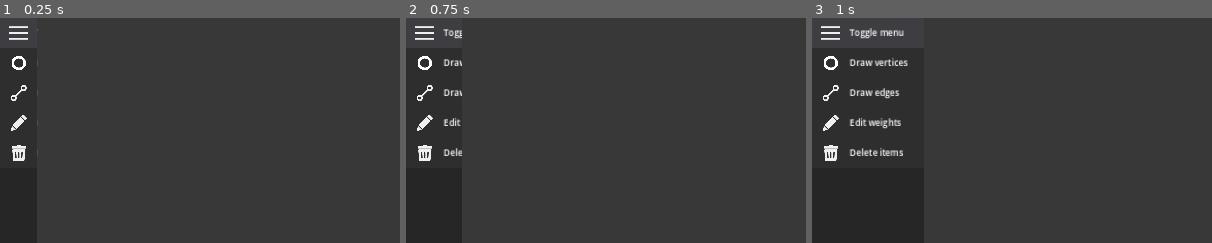
Above: before the commit, frames 1-3 (left to right).
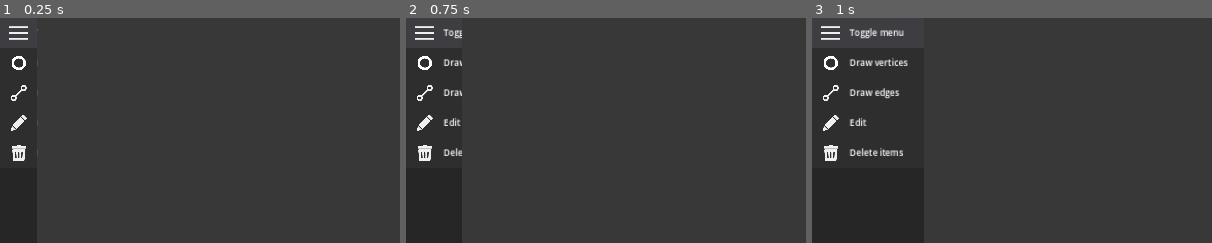
Above: after the commit, the same moments.

Repository: SergioQuintanillaGracia/graphicate
Game: Godot game, scene res://scenes/main.tscn
The game is run twice, just before and just after one commit, with the same random seed, the same clock (stepped at 60 frames per second) and the same inputs.
Inputs (mouse positions are % of the whole screen's width and height, from its top left):
- Up to frame 1 (0.25 s): no input
- Up to frame 2 (0.75 s): tap Enter (custom_ui_accept, bound only after the commit) at 0.5 s; move the mouse to (2, 3) at 0.52 s; hold Enter (custom_ui_accept, bound only after the commit) from 0.53 s (still down); click (2, 3) at 0.67 s
- Up to frame 3 (1 s): keep holding Enter (custom_ui_accept, bound only after the commit)
The pictures show only the part of the screen within x 0-50%, y 0-50%; the shares and areas given below are measured in that part.

Frames 1-2 are identical in both runs. In frame 3, 0.2% of the frame differs, in the area x 14-23%, y 44-50%.

Commit message:
Added vertex name editing

Diff:
--- a/project.godot
+++ b/project.godot
@@ -32,6 +32,12 @@
 "events": [Object(InputEventKey,"resource_local_to_scene":false,"resource_name":"","device":-1,"window_id":0,"alt_pressed":false,"shift_pressed":false,"ctrl_pressed":false,"meta_pressed":false,"pressed":false,"keycode":0,"physical_keycode":80,"key_label":0,"unicode":112,"echo":false,"script":null)
 ]
 }
+custom_ui_accept={
+"deadzone": 0.5,
+"events": [Object(InputEventKey,"resource_local_to_scene":false,"resource_name":"","device":-1,"window_id":0,"alt_pressed":false,"shift_pressed":false,"ctrl_pressed":false,"meta_pressed":false,"pressed":false,"keycode":0,"physical_keycode":4194309,"key_label":0,"unicode":0,"echo":false,"script":null)
+, Object(InputEventKey,"resource_local_to_scene":false,"resource_name":"","device":0,"window_id":0,"alt_pressed":false,"shift_pressed":false,"ctrl_pressed":false,"meta_pressed":false,"pressed":false,"keycode":0,"physical_keycode":4194310,"key_label":0,"unicode":0,"echo":false,"script":null)
+]
+}
 
 [rendering]
 
--- a/scenes/main.tscn
+++ b/scenes/main.tscn
@@ -254,7 +254,7 @@
 offset_right = 247.0
 offset_bottom = 20.0
 grow_vertical = 2
-text = "Edit weights"
+text = "Edit"
 label_settings = SubResource("LabelSettings_l51oh")
 vertical_alignment = 1
 
--- a/scenes/vertex_edit.tscn
+++ b/scenes/vertex_edit.tscn
@@ -1,22 +1,62 @@
-[gd_scene load_steps=2 format=3 uid="uid://fo7hjtci5yvg"]
+[gd_scene load_steps=3 format=3 uid="uid://fo7hjtci5yvg"]
 
 [ext_resource type="Script" path="res://scripts/vertex_edit.gd" id="1_j3x8q"]
 
+[sub_resource type="StyleBoxFlat" id="StyleBoxFlat_368ll"]
+bg_color = Color(0.14902, 0.14902, 0.14902, 1)
+corner_radius_bottom_right = 8
+corner_radius_bottom_left = 8
+
 [node name="vertex_edit" type="Popup"]
-size = Vector2i(143, 40)
+mesh_lod_threshold = 4.0
+size = Vector2i(300, 150)
 visible = true
 script = ExtResource("1_j3x8q")
 
-[node name="TextEdit" type="TextEdit" parent="."]
-custom_minimum_size = Vector2(143, 40)
+[node name="Panel" type="Panel" parent="."]
 anchors_preset = 15
 anchor_right = 1.0
 anchor_bottom = 1.0
 grow_horizontal = 2
 grow_vertical = 2
-theme_override_colors/background_color = Color(0.14902, 0.14902, 0.14902, 1)
-placeholder_text = "New node name"
-caret_blink = true
 
-[connection signal="popup_hide" from="." to="." method="_on_popup_hide"]
-[connection signal="text_changed" from="TextEdit" to="." method="_on_text_edit_text_changed"]
+[node name="Title" type="Label" parent="Panel"]
+custom_minimum_size = Vector2(240, 0)
+layout_mode = 0
+offset_right = 300.0
+offset_bottom = 26.0
+theme_override_styles/normal = SubResource("StyleBoxFlat_368ll")
+text = "Edit vertex"
+horizontal_alignment = 1
+vertical_alignment = 1
+
+[node name="LineEdit" type="LineEdit" parent="Panel"]
+layout_mode = 0
+offset_left = 50.0
+offset_top = 46.0
+offset_right = 250.0
+offset_bottom = 81.0
+placeholder_text = "New vertex name"
+alignment = 1
+max_length = 15
+
+[node name="ApplyButton" type="Button" parent="Panel"]
+custom_minimum_size = Vector2(80, 30)
+layout_mode = 0
+offset_left = 172.0
+offset_top = 102.0
+offset_right = 252.0
+offset_bottom = 133.0
+text = "Apply"
+
+[node name="CancelButton" type="Button" parent="Panel"]
+custom_minimum_size = Vector2(80, 30)
+layout_mode = 0
+offset_left = 48.0
+offset_top = 102.0
+offset_right = 128.0
+offset_bottom = 133.0
+text = "Cancel"
+
+[connection signal="pressed" from="Panel/ApplyButton" to="." method="_on_apply_button_pressed"]
+[connection signal="pressed" from="Panel/CancelButton" to="." method="_on_cancel_button_pressed"]
--- a/scripts/main.gd
+++ b/scripts/main.gd
@@ -286,7 +286,7 @@
 					vertex_edit_popup.position.x -= vertex_edit_popup.size.x / 2
 					vertex_edit_popup.position.y -= vertex_edit_popup.size.y / 2
 
-
+					vertex_edit_popup.set_vertex(mouse_over_vertex)
 
 
 func update_degree(vertex: Node2D):
--- a/scripts/vertex_edit.gd
+++ b/scripts/vertex_edit.gd
@@ -1,13 +1,36 @@
 extends Popup
+
+var vertex: Node2D
+
+
+func _ready():
+	$Panel/LineEdit.grab_focus()
+
+
+func _input(event):
+	if event.is_action_pressed("custom_ui_accept"):
+		_on_apply_button_pressed()
 
 
 func get_text() -> String:
-	return $TextEdit.text
+	return $Panel/LineEdit.text
 
 
-func _on_popup_hide():
-	pass # Replace with function body.
+func set_vertex(vert: Node2D):
+	vertex = vert
+	$Panel/Title.text = $Panel/Title.text + " (" + vertex.name + ")"
 
 
-func _on_text_edit_text_changed():
-	pass # Replace with function body.
+func _on_apply_button_pressed():
+	var text: String = $Panel/LineEdit.text
+	var new_name: String = text.split("\n")[0].replace(" ", "")
+
+	if new_name != "":
+		vertex.name = new_name
+		vertex.set_vertex_name(new_name)
+
+	hide()
+
+
+func _on_cancel_button_pressed():
+	hide()
